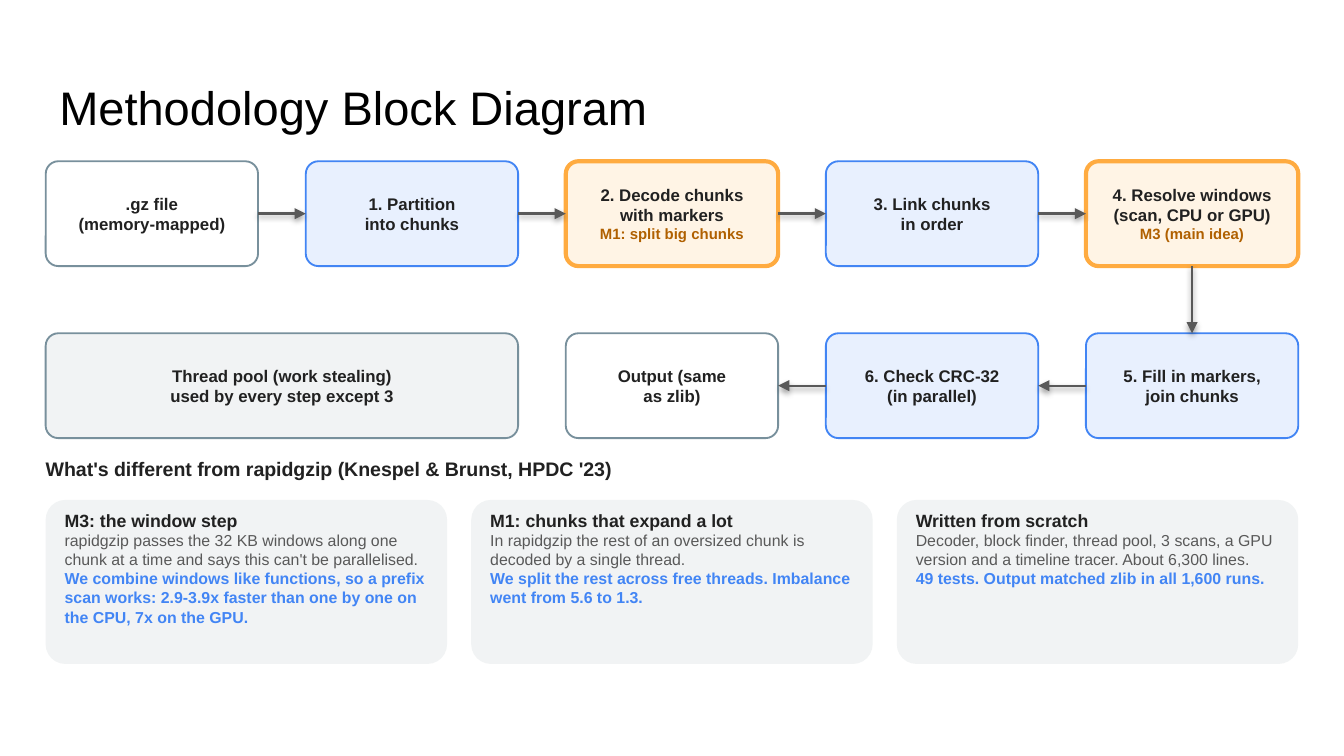
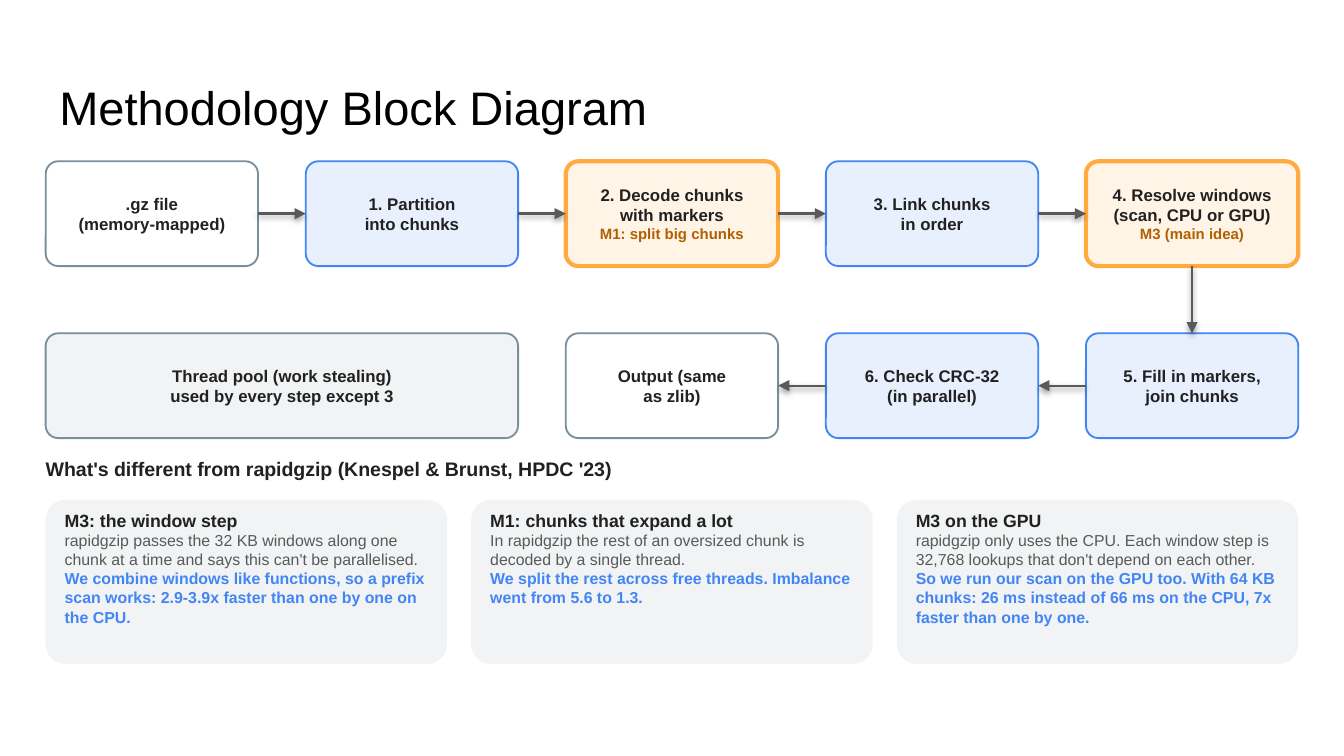
Before and after one commit to DarkDS13/riptide, a slide deck: slide 3 of docs/final/riptide_final_presentation.pptx. Drawn at 1344x756 pixels with LibreOffice and Linux fonts; fonts in the diff are those of the drawing. Boxes give left, top, right and bottom in pixels: in the first picture for what was removed or moved away, otherwise in the second. Text is boxed around its words. In the diff, an @@ line names an element or a change of style, - is before the commit and + after.

Commit message:
Replace the from-scratch card on the methodology slide with M3 on the GPU
The third card under the block diagram now says what is different from
rapidgzip on the GPU side: the window step is 32,768 independent lookups,
so the scan also runs on the GPU (26 ms instead of 66 ms with 64 KB
chunks). The M3 card keeps the CPU result. That the code is written from
scratch is already on the achievements slide.

```diff
--- a/docs/final/riptide_final_presentation.pptx
+++ b/docs/final/riptide_final_presentation.pptx
@@ text in rounded rectangle at [916, 514, 1275, 627]: text changed; text colour #595959 to #4285F4; bold on @@
-Written from scratch
-Decoder, block finder, thread pool, 3 scans, a GPU version and a timeline tracer. About 6,300 lines.
-49 tests. Output matched zlib in all 1,600 runs.
+M3 on the GPU
+rapidgzip only uses the CPU. Each window step is 32,768 lookups that don't depend on each other.
+So we run our scan on the GPU too. With 64 KB chunks: 26 ms instead of 66 ms on the CPU, 7x faster than one by one.
@@ text in rounded rectangle at [65, 572, 424, 623]: text changed @@
-We combine windows like functions, so a prefix scan works: 2.9-3.9x faster than one by one on the CPU, 7x on the GPU.
+We combine windows like functions, so a prefix scan works: 2.9-3.9x faster than one by one on the CPU.
```
